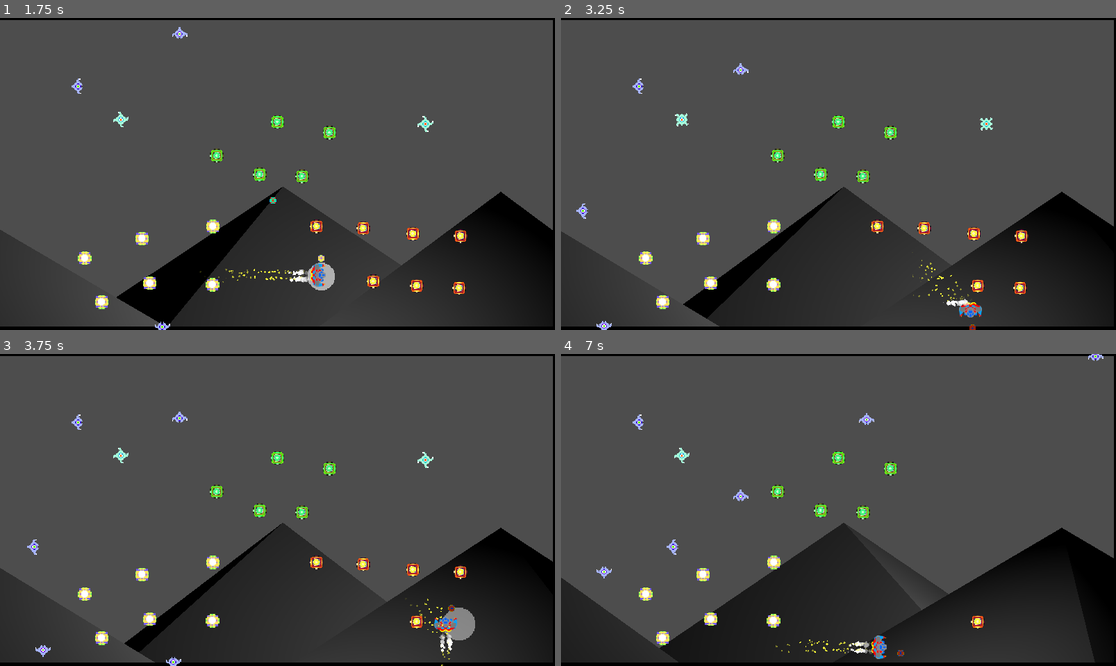
Above: before the commit, frames 1-4 (two rows, left to right).
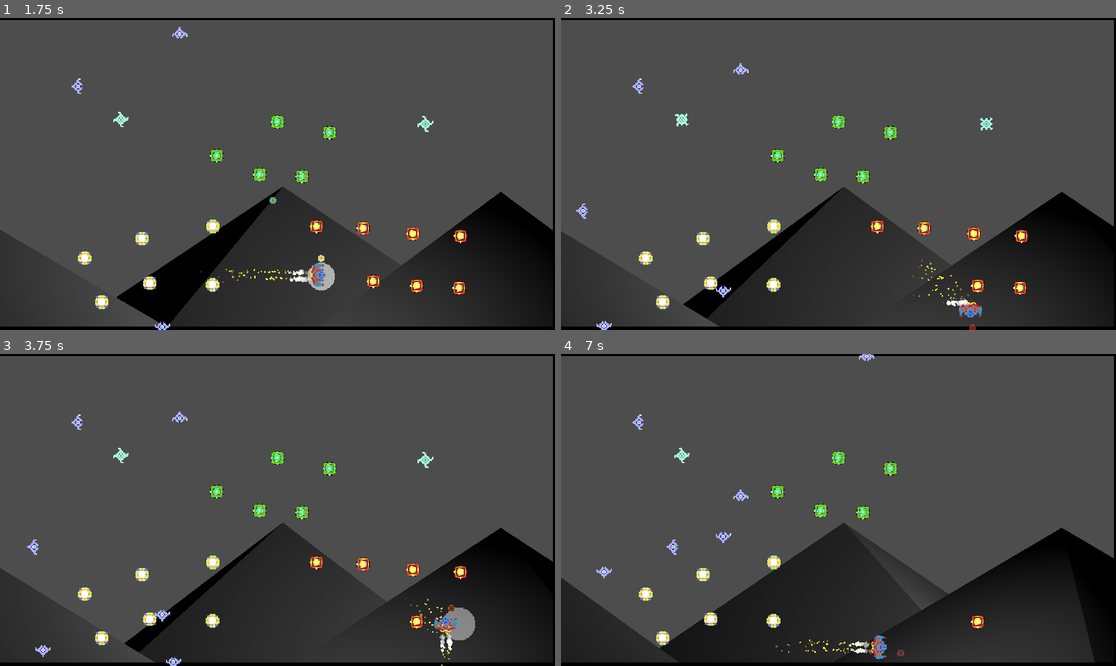
Above: after the commit, the same moments.

Repository: gamkedo-la/AttackStackCharlie
Game: Godot game, scene res://UI/MainMenu/main_menu.tscn
Two runs of this game, one before a commit and one after it. Both use one fixed random seed, a clock stepped at 60 frames per second and the inputs below.
Inputs:
- Up to frame 1 (1.75 s): click "PLAY GAME" at 0.5 s; hold D (move right) from 1.28 s (still down); hold Space (shoot) from 1.28 s (still down)
- Up to frame 2 (3.25 s): release D (move right) at 2.03 s; release Space (shoot) at 2.03 s; hold S (move down) 2.03-2.78 s; tap Space (shoot) at 2.1 s; hold D (move right) from 2.78 s (still down); hold Space (shoot) from 2.78 s (still down)
- Up to frame 3 (3.75 s): release D (move right) at 3.53 s; release Space (shoot) at 3.53 s; hold W (move up) from 3.53 s (still down); tap Space (shoot) at 3.6 s
- Up to frame 4 (7 s): release W (move up) at 4.28 s; hold Space (shoot) 4.28-5.03 s; hold A (move left) 4.28-5.78 s; tap Space (shoot) at 5.1, 6.6 s; hold S (move down) 5.78-6.53 s; hold Space (shoot) 5.78-6.53 s; hold D (move right) from 6.53 s (still down)

Frame 1 is identical in both runs. In frame 2, less than 0.1% of the frame differs, in the area x 27-31%, y 85-90%; in frame 3, less than 0.1%; in frame 4, 0.2%, in the area x 27-98%, y 0-61%.

Commit message:
Bullets now don't collide with powerups, player and each other

Diff:
--- a/Enemies/Enemy.gd
+++ b/Enemies/Enemy.gd
@@ -15,5 +15,5 @@
 	pass
 
 func _on_projectile_detector_area_entered(area):
-	queue_free()
-	pass # Replace with function body.
+	if area.is_in_group("bullet"):
+		queue_free()
--- a/Enemies/EvilSlider.tscn
+++ b/Enemies/EvilSlider.tscn
@@ -16,7 +16,7 @@
 [node name="CollisionShape2D" type="CollisionShape2D" parent="."]
 shape = SubResource("CircleShape2D_cio05")
 
-[node name="ProjectileDetector" type="Area2D" parent="."]
+[node name="ProjectileDetector" type="Area2D" parent="." groups=["hitbox"]]
 
 [node name="CollisionShape2D" type="CollisionShape2D" parent="ProjectileDetector"]
 shape = SubResource("CircleShape2D_hrx8h")
--- a/Enemies/EvilSpikes.tscn
+++ b/Enemies/EvilSpikes.tscn
@@ -44,7 +44,7 @@
 [node name="CollisionShape2D" type="CollisionShape2D" parent="."]
 shape = SubResource("CircleShape2D_cio05")
 
-[node name="ProjectileDetector" type="Area2D" parent="."]
+[node name="ProjectileDetector" type="Area2D" parent="." groups=["hitbox"]]
 
 [node name="CollisionShape2D" type="CollisionShape2D" parent="ProjectileDetector"]
 shape = SubResource("CircleShape2D_hrx8h")
--- a/PlayerShots/PlayerShotBasic.tscn
+++ b/PlayerShots/PlayerShotBasic.tscn
@@ -7,7 +7,7 @@
 
 [sub_resource type="RectangleShape2D" id="RectangleShape2D_bh3kg"]
 
-[node name="Area2D" type="Area2D"]
+[node name="Area2D" type="Area2D" groups=["bullet"]]
 script = ExtResource("1_htbel")
 sprite1_path = NodePath("ShotBasic")
 sprite2_path = NodePath("Shot-lev-2")
--- a/PlayerShots/ShotBasic.gd
+++ b/PlayerShots/ShotBasic.gd
@@ -28,5 +28,5 @@
 
 
 func _on_area_entered(area):
-	queue_free()
-	pass # Replace with function body.
+	if area.is_in_group("hitbox"):
+		queue_free()
